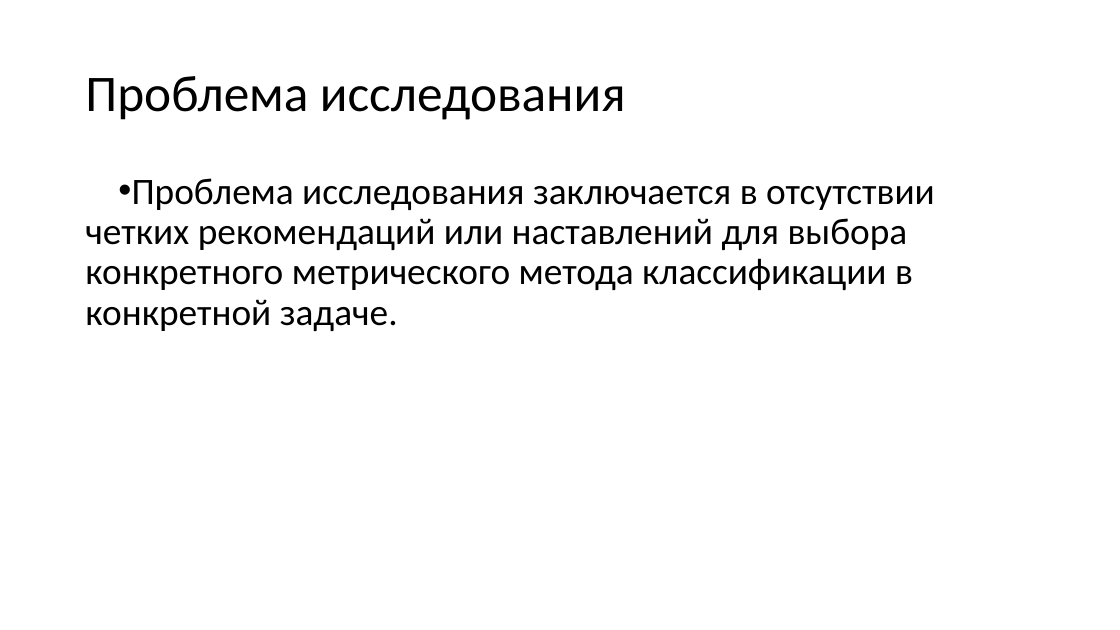
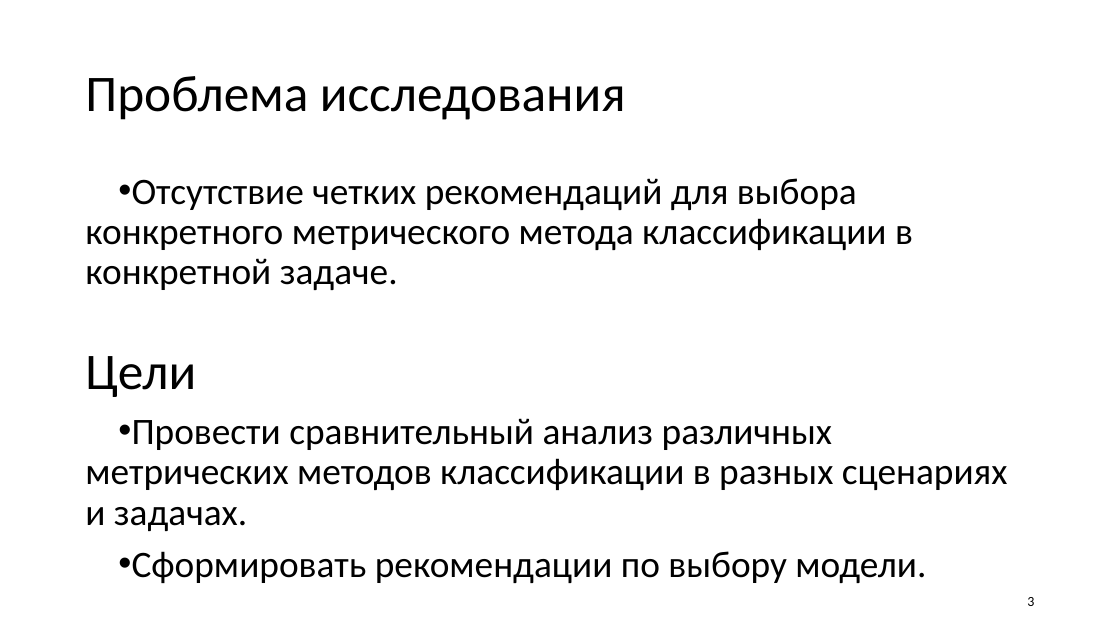
Before and after one commit to DimaOshchepkov/MetricMethodClassification, a slide deck: slide 3 of Презентация по курсовой работе.pptx. Drawn at 1120x630 pixels with LibreOffice and Linux fonts; fonts in the diff are those of the drawing. Boxes give left, top, right and bottom in pixels: in the first picture for what was removed or moved away, otherwise in the second. Text is boxed around its words. In the diff, an @@ line names an element or a change of style, - is before the commit and + after.

```diff
--- a/Презентация по курсовой работе.pptx
+++ b/Презентация по курсовой работе.pptx
@@ text at (x1=85, y1=178, x2=1008, y2=583): text changed @@
-• Проблема исследования заключается в отсутствии четких рекомендаций или наставлений для выбора конкретного метрического метода классификации в конкретной задаче.
+• Отсутствие четких рекомендаций для выбора конкретного метрического метода классификации в конкретной задаче.
+Цели
+• Провести сравнительный анализ различных метрических методов классификации в разных сценариях и задачах.
+• Сформировать рекомендации по выбору модели.
@@ page number added at (x1=1027, y1=597, x2=1034, y2=606), 12 pt, text #000000 @@
+3
```
Also in this commit, not shown: 13 other slides changed, 6 slides added, 2 slides removed, 4 other files.
